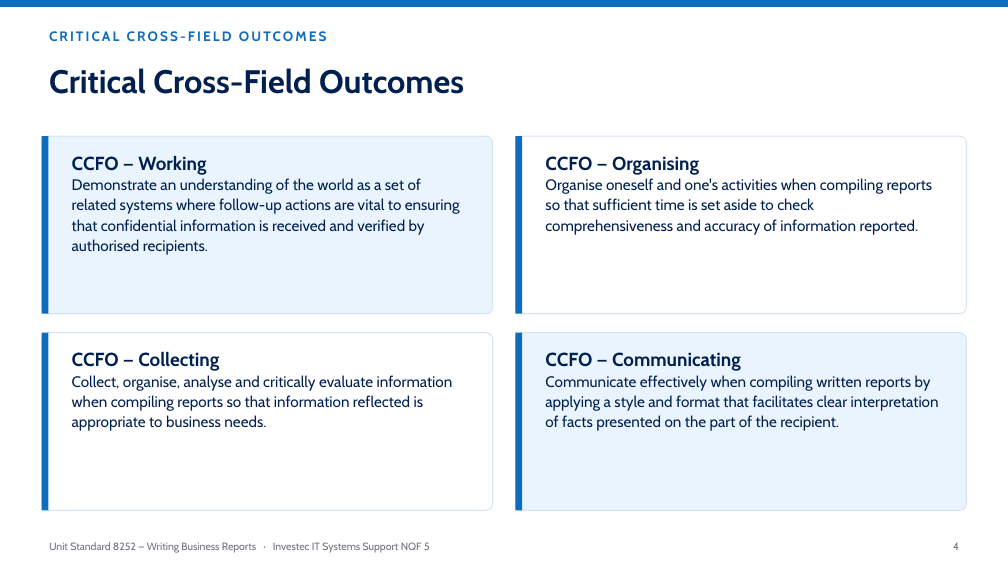
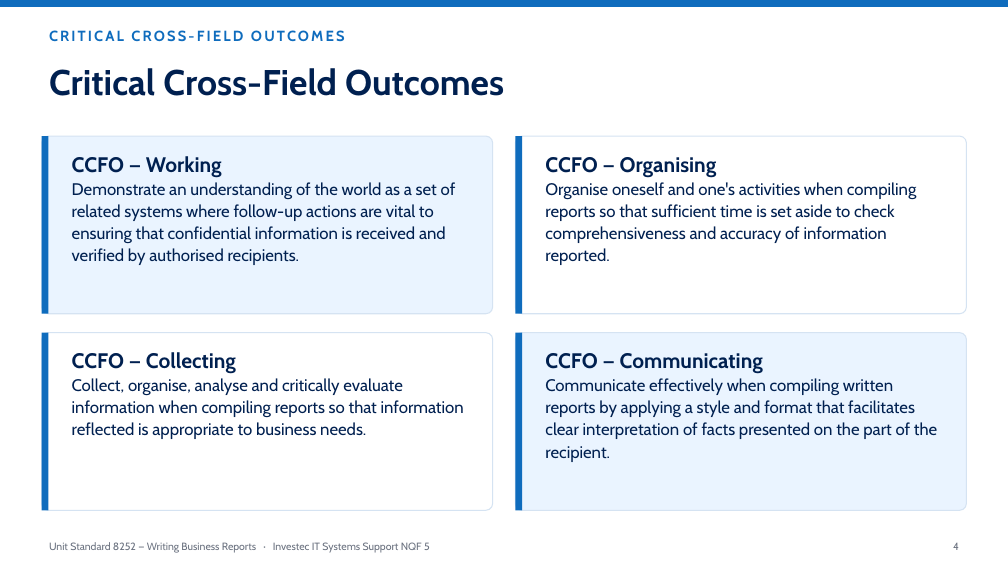
Before and after one commit to andrekyle/ITsystemsupport, a slide deck: slide 4 of public/downloads/US8252-Writing-Business-Reports.pptx. Drawn at 1008x567 pixels with LibreOffice and Linux fonts; fonts in the diff are those of the drawing. Boxes give left, top, right and bottom in pixels: in the first picture for what was removed or moved away, otherwise in the second. Text is boxed around its words. In the diff, an @@ line names an element or a change of style, - is before the commit and + after.

Commit message:
Bigger fonts throughout the Writing Business Reports deck

```diff
--- a/public/downloads/US8252-Writing-Business-Reports.pptx
+++ b/public/downloads/US8252-Writing-Business-Reports.pptx
@@ text "CRITICAL CROSS-FIELD OUTCOMES" at (49,30,345,42): size 13 to 14 pt @@
@@ text "Critical Cross-Field Outcomes" at (49,68,504,96): size 31 to 34 pt @@
@@ text "CCFO — Working Demonstrate an ..." at (72,156,456,265): size 18 to 20 pt in "CCFO — Working"; size 14.5 to 16 pt @@
@@ text "CCFO — Organising Organise oneself ..." at (545,157,916,265): size 18 to 20 pt in "CCFO — Organising"; size 14.5 to 16 pt @@
@@ text "CCFO — Collecting Collect, organise, ..." at (72,352,464,439): size 18 to 20 pt in "CCFO — Collecting"; size 14.5 to 16 pt in "Collect, organise, analyse and critically evaluate informati ..." @@
@@ text "CCFO — Communicating Communicate effectively ..." at (545,353,937,462): size 18 to 20 pt in "CCFO — Communicating"; size 14.5 to 16 pt in "Communicate effectively when compiling written reports by ..." @@
```
Also in this commit, not shown: 21 other slides changed, 1 other file.
